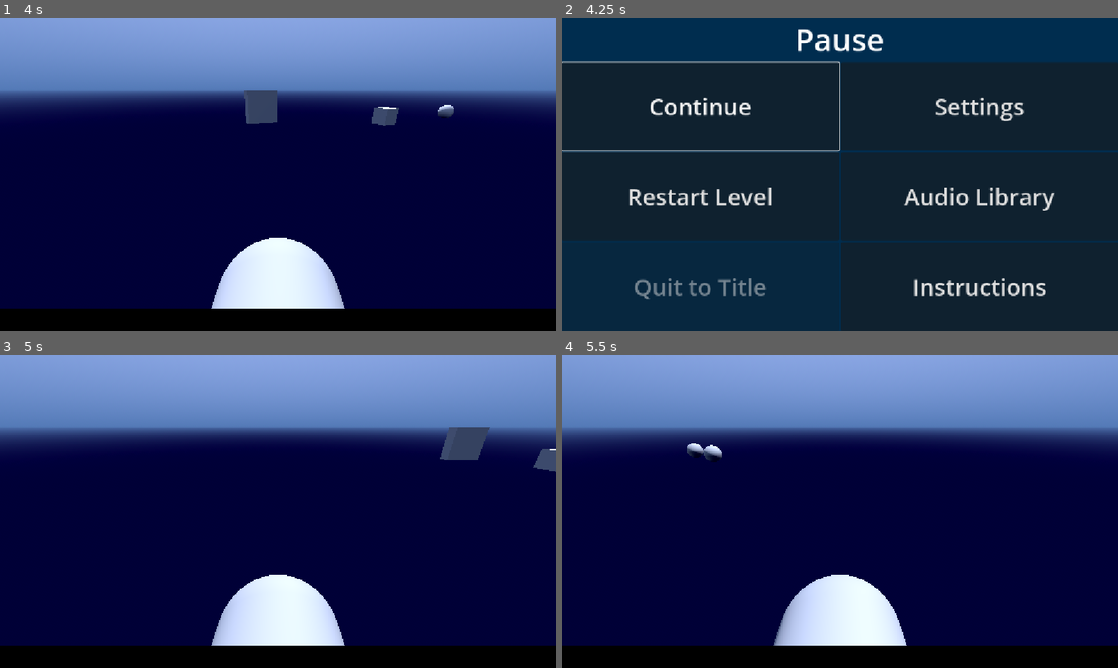
Above: before the commit, frames 1-4 (two rows, left to right).
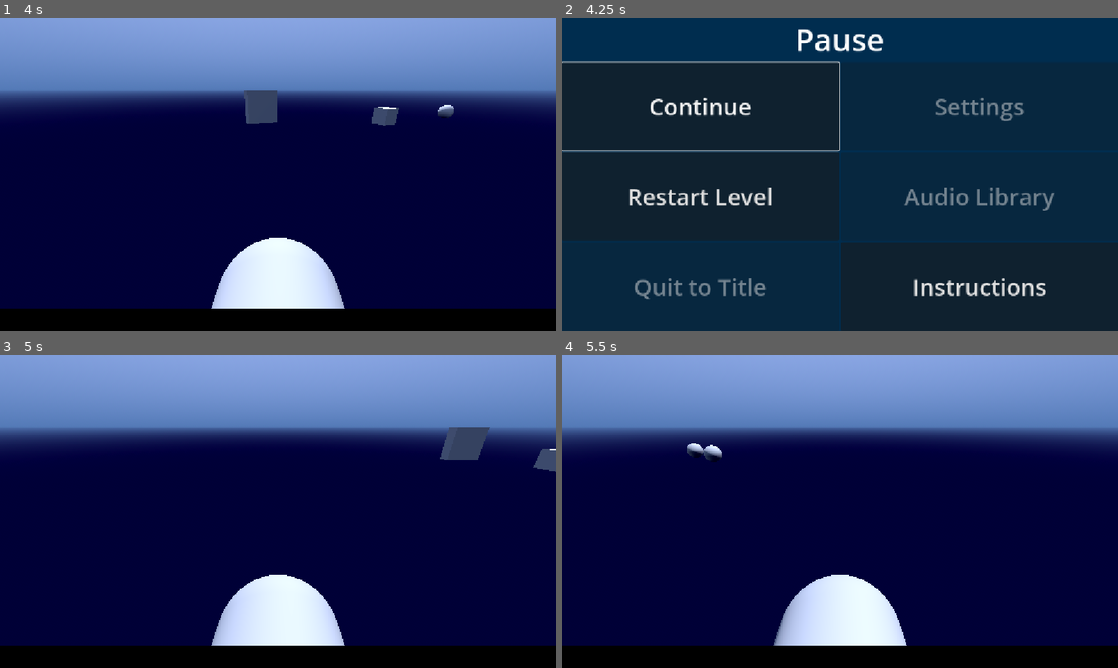
Above: after the commit, the same moments.

Repository: PeterDrake/yachtsinkers
Game: Godot game, scene res://yachtsinkers.tscn
Two runs of this game, one before a commit and one after it. Both use one fixed random seed, a clock stepped at 60 frames per second and the inputs below. Sound files missing from this copy of the repository are replaced by a short silence.
Inputs:
- Up to frame 1 (4 s): hold Right (right) 0.53-1.28 s; tap Space (space) at 0.6, 1.55, 2.3, 3.05, 3.6 s; hold Left (left) 1.28-2.03 s; tap 1 (bite) at 1.35 s; hold Right (right) 2.03-2.78 s; tap 2 (dive) at 2.1 s; hold Up (forward) 2.78-3.53 s; tap 3 (slap) at 2.85 s; hold Left (left) from 3.53 s (still down)
- Up to frame 2 (4.25 s): keep holding Left (left); tap Escape (pause) at 4.15 s
- Up to frame 3 (5 s): release Left (left) at 4.25 s; click "Restart Level" at 4.25 s
- Up to frame 4 (5.5 s): hold Left (left) from 5.03 s (still down); tap Space (space) at 5.1 s

Frame 1 is identical in both runs. In frame 2, 1.0% of the frame differs, in the area x 61-89%, y 25-62%; in frame 3, less than 0.1%; in frame 4, less than 0.1%.
Error in both runs: Out of bounds get index '0' (on base: 'PackedStringArray') (res://speech.gd:3)

Commit message:
Instructions screen has working return button

Diff:
--- a/instructions.gd
+++ b/instructions.gd
@@ -2,7 +2,23 @@
 
 @onready var pause_menu = get_node("../PauseMenu")
 
+var previous_screen = null
+
 func _process(_delta: float) -> void:
-	if Input.is_action_just_pressed("pause"):
-		pause_menu.occluded = false
-		hide()
+	if visible and Input.is_action_just_pressed("pause"):
+		close()
+
+func _on_return_button_pressed() -> void:
+	close()
+
+func close():
+	pause_menu.occluded = false
+	previous_screen.show()
+	hide()
+
+func _on_visibility_changed() -> void:
+	if visible:
+		if get_tree().is_accessibility_enabled():
+			$VBoxContainer/Text.grab_focus()
+		else:
+			$VBoxContainer/ReturnButton.grab_focus()
--- a/instructions.tscn
+++ b/instructions.tscn
@@ -25,15 +25,47 @@
 grow_vertical = 2
 theme_override_styles/panel = SubResource("StyleBoxFlat_oerog")
 
-[node name="Label" type="Label" parent="." unique_id=735699599]
+[node name="VBoxContainer" type="VBoxContainer" parent="." unique_id=1598158506]
 layout_mode = 1
-anchors_preset = 14
-anchor_top = 0.5
+anchors_preset = 15
 anchor_right = 1.0
-anchor_bottom = 0.5
-offset_top = -11.5
-offset_bottom = 11.5
+anchor_bottom = 1.0
 grow_horizontal = 2
 grow_vertical = 2
+
+[node name="Title" type="Label" parent="VBoxContainer" unique_id=735699599]
+layout_mode = 2
+size_flags_vertical = 6
+theme_override_font_sizes/font_size = 64
 text = "Instructions"
 horizontal_alignment = 1
+
+[node name="Text" type="Label" parent="VBoxContainer" unique_id=25926822]
+custom_minimum_size = Vector2(1, 1)
+layout_mode = 2
+size_flags_vertical = 6
+focus_mode = 3
+theme_override_font_sizes/font_size = 22
+text = "You are an orca attacking billionaires' yachts. Why? Don't worry about it.
+
+Rotate with left and right arrow keys or A/D. Move forward with the up arrow or W.
+
+You can hear a moving yacht. Ram the yacht repeatedly to destroy it.
+
+Press space to emit an echolocation pulse, which will produce echoes from objects in front of you.
+
+There are also silent rocks out there somewhere, as well as several friendly orcas who will give you advice for destroying the yacht.
+
+Hitting the rock  will damage (and eventually kill) you.
+
+Later levels introduce additional hazards and abilities."
+autowrap_mode = 2
+
+[node name="ReturnButton" type="Button" parent="VBoxContainer" unique_id=1488913545]
+layout_mode = 2
+size_flags_vertical = 3
+theme_override_font_sizes/font_size = 24
+text = "Return"
+
+[connection signal="visibility_changed" from="." to="." method="_on_visibility_changed"]
+[connection signal="pressed" from="VBoxContainer/ReturnButton" to="." method="_on_return_button_pressed"]
--- a/level.gd
+++ b/level.gd
@@ -2,3 +2,7 @@
 
 func _ready() -> void:
 	$Caption.grab_focus()
+
+func _on_visibility_changed() -> void:
+	if visible:
+		$Caption.grab_focus()
--- a/level.tscn
+++ b/level.tscn
@@ -129,3 +129,5 @@
 vertical_alignment = 1
 autowrap_mode = 2
 metadata/_edit_use_anchors_ = true
+
+[connection signal="visibility_changed" from="." to="." method="_on_visibility_changed"]
--- a/pause_menu.gd
+++ b/pause_menu.gd
@@ -15,20 +15,18 @@
 func pause():
 	print("pause")
 	get_tree().paused = true
+	yachtsinkers.current_level.hide()
 	show()
 
 func unpause():
 	print("unpause")
 	get_tree().paused = false
+	yachtsinkers.current_level.show()
 	hide()
 
 func _on_visibility_changed() -> void:
 	if visible:
 		$VBoxContainer/HBoxContainer/VBoxContainer/ContinueButton.grab_focus()
-	else:
-		if ready and yachtsinkers:
-			var caption = yachtsinkers.current_level.find_child("Caption")
-			caption.grab_focus()
 
 func _on_continue_button_pressed() -> void:
 	unpause()
@@ -42,12 +40,17 @@
 
 func _on_settings_button_pressed() -> void:
 	occluded = true
+	hide()
 	yachtsinkers.find_child("SettingsMenu").show()
 
 func _on_audio_library_button_pressed() -> void:
 	occluded = true
+	hide()
 	yachtsinkers.find_child("AudioLibrary").show()
 
 func _on_instructions_button_pressed() -> void:
 	occluded = true
-	yachtsinkers.find_child("Instructions").show()
+	hide()
+	var screen := yachtsinkers.find_child("Instructions")
+	screen.previous_screen = self
+	screen.show()
--- a/pause_menu.tscn
+++ b/pause_menu.tscn
@@ -97,6 +97,7 @@
 focus_next = NodePath("../AudioLibraryButton")
 focus_previous = NodePath("../../VBoxContainer/QuitButton")
 theme_override_font_sizes/font_size = 48
+disabled = true
 text = "Settings"
 
 [node name="AudioLibraryButton" type="Button" parent="VBoxContainer/HBoxContainer/VBoxContainer2" unique_id=617347346]
@@ -109,6 +110,7 @@
 focus_next = NodePath("../InstructionsButton")
 focus_previous = NodePath("../SettingsButton")
 theme_override_font_sizes/font_size = 48
+disabled = true
 text = "Audio Library"
 
 [node name="InstructionsButton" type="Button" parent="VBoxContainer/HBoxContainer/VBoxContainer2" unique_id=617886323]
